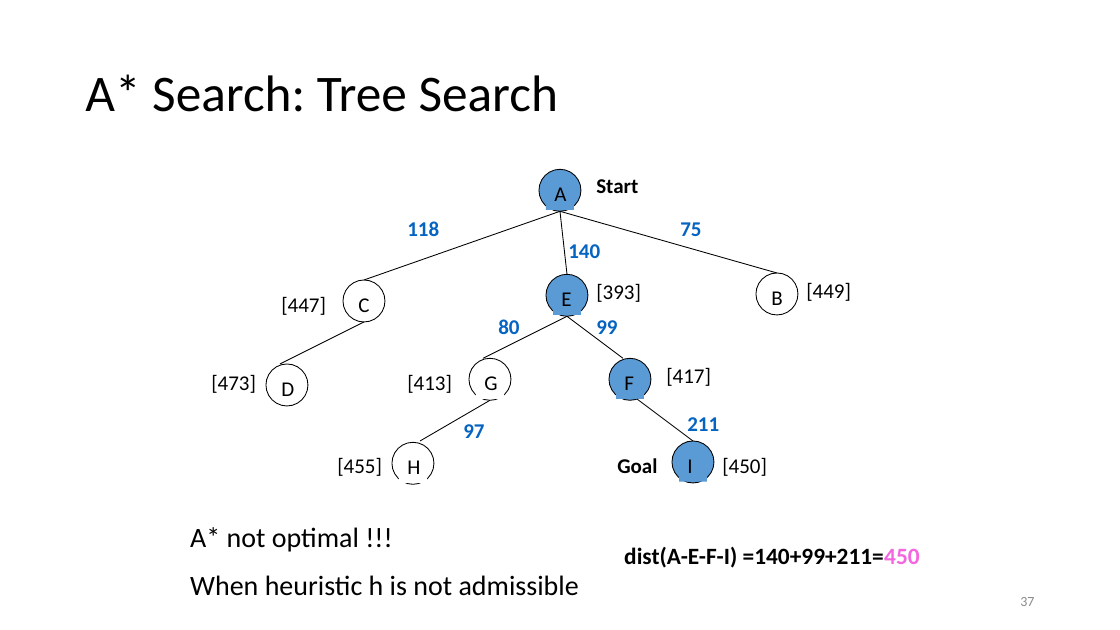
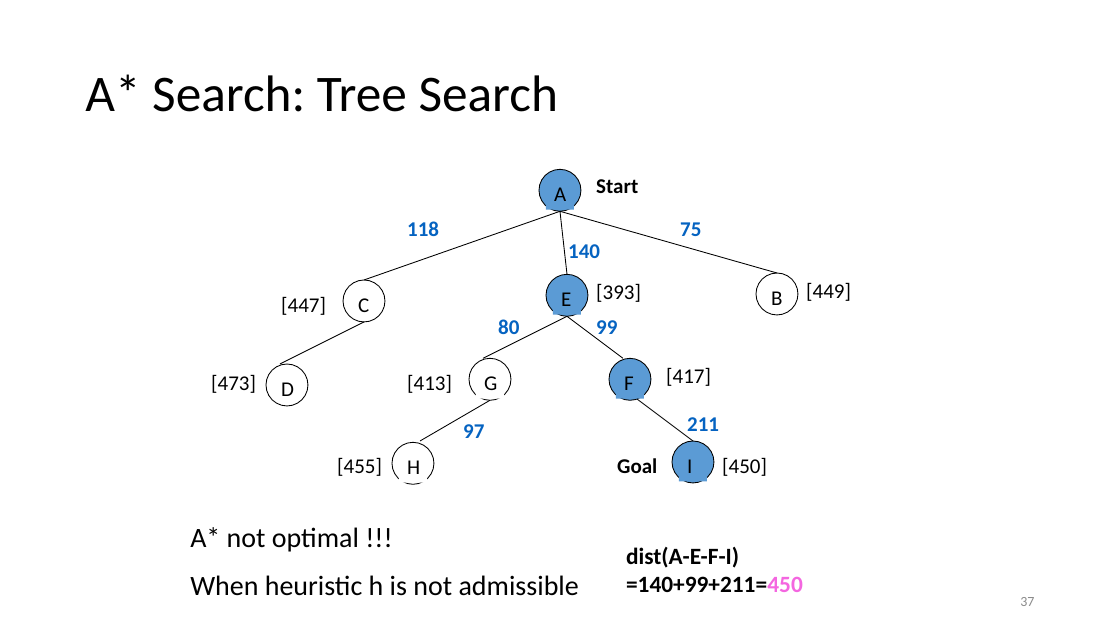
Before and after one commit to imranbuttcodes/SEMESTER_5, a slide deck: slide 37 of Artificial Intelligence/Course Material/Lec_07_Informed_Search_II.pptx. Drawn at 1120x630 pixels with LibreOffice and Linux fonts; fonts in the diff are those of the drawing. Boxes give left, top, right and bottom in pixels: in the first picture for what was removed or moved away, otherwise in the second. Text is boxed around its words. In the diff, an @@ line names an element or a change of style, - is before the commit and + after.

```diff
--- a/Artificial Intelligence/Course Material/Lec_07_Informed_Search_II.pptx
+++ b/Artificial Intelligence/Course Material/Lec_07_Informed_Search_II.pptx
@@ text "dist(A-E-F-I) =140+99+211=450" rewrapped from (x1=624, y1=547, x2=920, y2=568) to (x1=626, y1=547, x2=803, y2=592) @@
```
Also in this commit, not shown: 28 other slides changed, 25 other files.
